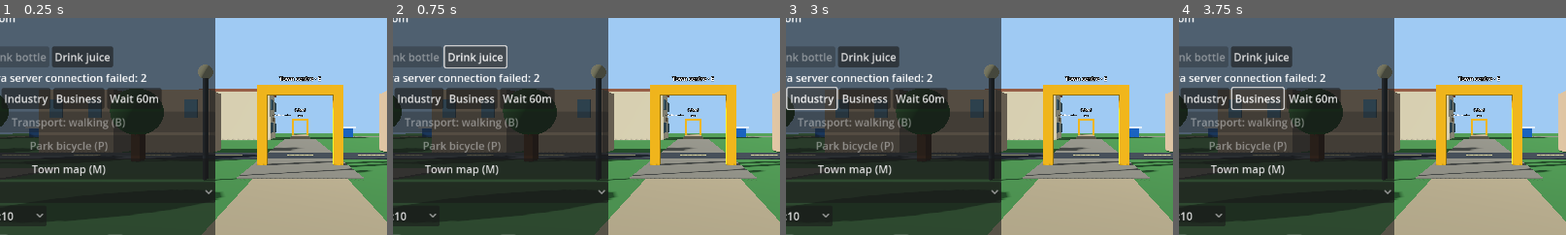
Above: before the commit, frames 1-4 (left to right).
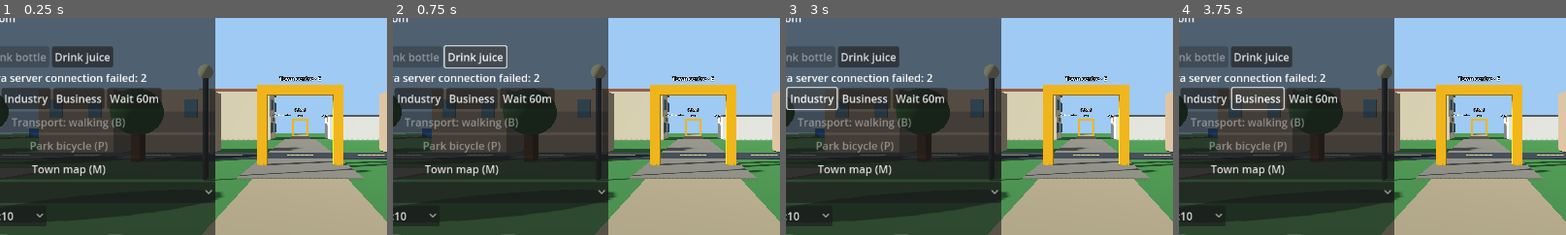
Above: after the commit, the same moments.

Repository: holovin777/living-alibi
Game: Godot game, scene res://scenes/park.tscn
Two runs of this game, one before a commit and one after it. Both use one fixed random seed, a clock stepped at 60 frames per second and the inputs below.
Inputs:
- Up to frame 1 (0.25 s): no input
- Up to frame 2 (0.75 s): click "Drink juice" at 0.5 s
- Up to frame 3 (3 s): click "Refresh" at 1.25 s; click "Jobs" at 2 s; click "Industry" at 2.75 s
- Up to frame 4 (3.75 s): click "Business" at 3.5 s
The pictures show only the part of the screen within x 11-61%, y 25-75%; the shares and areas given below are measured in that part.

The runs differ from the first frame. In frame 1, 1.3% of the frame differs, in the area x 82-98%, y 44-57%; in frame 2, 1.3%; in frame 3, 1.3%; in frame 4, 1.3%.

Commit message:
Build walkable first-person dojo with tatami, lockers and on-site class choices

Diff:
--- a/godot/scripts/ParkDemo.gd
+++ b/godot/scripts/ParkDemo.gd
@@ -922,6 +922,7 @@
                     Vector3(4.0, 2.35, 8.0))
         "SCHOOL":
             _build_college()
+            _build_dojo()
         "LIBRARY":
             _building("Public library", Color(0.59, 0.48, 0.33))
             for offset in [-10.0, -7.0, -4.0]:
@@ -2093,6 +2094,43 @@
     light.omni_range=8
     light.light_energy=1.5
     campus.add_child(light)
+
+func _build_dojo() -> void:
+    var dojo := Node3D.new()
+    dojo.name="DojoShotokan"
+    _scenery.add_child(dojo)
+    var wall := Color("#e2dbca")
+    var wood := Color("#8d6b48")
+    for part in [[Vector3(13,0,7),Vector2(0.24,8)],
+            [Vector3(8.5,0,3),Vector2(9,0.24)],
+            [Vector3(8.5,0,11),Vector2(9,0.24)],
+            [Vector3(4,0,4.5),Vector2(0.24,3)],
+            [Vector3(4,0,9.5),Vector2(0.24,3)]]:
+        _room_wall(dojo,part[0],part[1],wall)
+    _box(dojo,Vector3(9,0.08,8),wood,Vector3(8.5,0.025,7))
+    _box(dojo,Vector3(9.4,0.24,8.4),Color("#555c58"),Vector3(8.5,3.12,7))
+    _box(dojo,Vector3(0.24,0.55,2),wood,Vector3(4,2.75,7))
+    _sign(dojo,"Dojo Shotokan",Vector3(3.8,3.3,7))
+    var mat := Node3D.new()
+    mat.name="Tatami"
+    dojo.add_child(mat)
+    for x in range(5):
+        for z in range(4):
+            var edge := x==0 or x==4 or z==0 or z==3
+            _box(mat,Vector3(1.1,0.035,1.1),Color("#b16d61") if edge else Color("#78948a"),Vector3(6.7+x*1.1,0.095,4.65+z*1.1))
+    _room_furniture(dojo,Vector3(11.9,0,9.6),Vector3(1.5,0.45,0.45),wood)
+    for z in [4.1,4.8,5.5]:
+        _room_furniture(dojo,Vector3(12.5,0,z),Vector3(0.65,1.8,0.58),Color("#8a9696"))
+    _sign(dojo,"Rei · Kihon · Kata · Kumite",Vector3(12.7,2.25,7))
+    _sign(dojo,"Training · F",Vector3(6,1.8,7))
+    var light := OmniLight3D.new()
+    light.position=Vector3(8.5,2.65,7)
+    light.omni_range=9
+    light.light_energy=1.6
+    dojo.add_child(light)
+
+func _near_dojo() -> bool:
+    return not _apartment_active and _current_place=="SCHOOL" and Rect2(5.9,4.0,5.9,5.2).has_point(Vector2(_avatar.position.x,_avatar.position.z))
 
 func _build_medical_building(pharmacy: bool) -> void:
     var building := Node3D.new()
@@ -3789,6 +3827,18 @@
                 var study_info := Label.new()
                 study_info.text="Education · %s · %s/%s lessons" % [college.get("enrolled",""),college.get("completed",0),college.get("required",0)]
                 _action_choices.add_child(study_info)
+            var dojo = rebirth.get("dojo")
+            if dojo is Dictionary:
+                var dojo_label := Label.new()
+                dojo_label.autowrap_mode=TextServer.AUTOWRAP_WORD_SMART
+                dojo_label.text=tr("Shotokan · belt %s · Mon/Wed/Fri 18:00–21:00") % tr(str(dojo.get("belt","White")))
+                dojo_label.text+="\n"+(tr("Kihon %s · Kata %s · Kumite %s · next target %s each") % [dojo.get("kihon",0),dojo.get("kata",0),dojo.get("kumite",0),dojo.get("required",3)])
+                _action_choices.add_child(dojo_label)
+                if _near_dojo() and dojo.get("canTrain",false):
+                    for mode in ["kihon","kata","kumite"]:
+                        _action_choices.add_child(_button(tr("Practice %s · 60 min · 5 EUR") % tr(mode.capitalize()),_garden_action.bind("rebirth-dojo-"+mode)))
+                if _near_dojo() and dojo.get("canExam",false):
+                    _action_choices.add_child(_button(tr("Belt exam · %s · 15 EUR") % tr(str(dojo.get("nextBelt",""))),_garden_action.bind("rebirth-dojo-exam")))
             var sports = rebirth.get("sports")
             if sports is Dictionary:
                 var sport_label := Label.new()
@@ -4507,6 +4557,7 @@
 
 func _garden_action(action: String) -> void:
     if not _office_action_allowed(action):return
+    if action.begins_with("rebirth-dojo-") and not _near_dojo():return
     if action.begins_with("rebirth-engineer-") and not _near_engineering():return
     if (action=="rebirth-study" or action.begins_with("rebirth-enroll-")) and not _near_college():return
     if action.begins_with("rebirth-medical-") and action!="rebirth-medical-visit":
